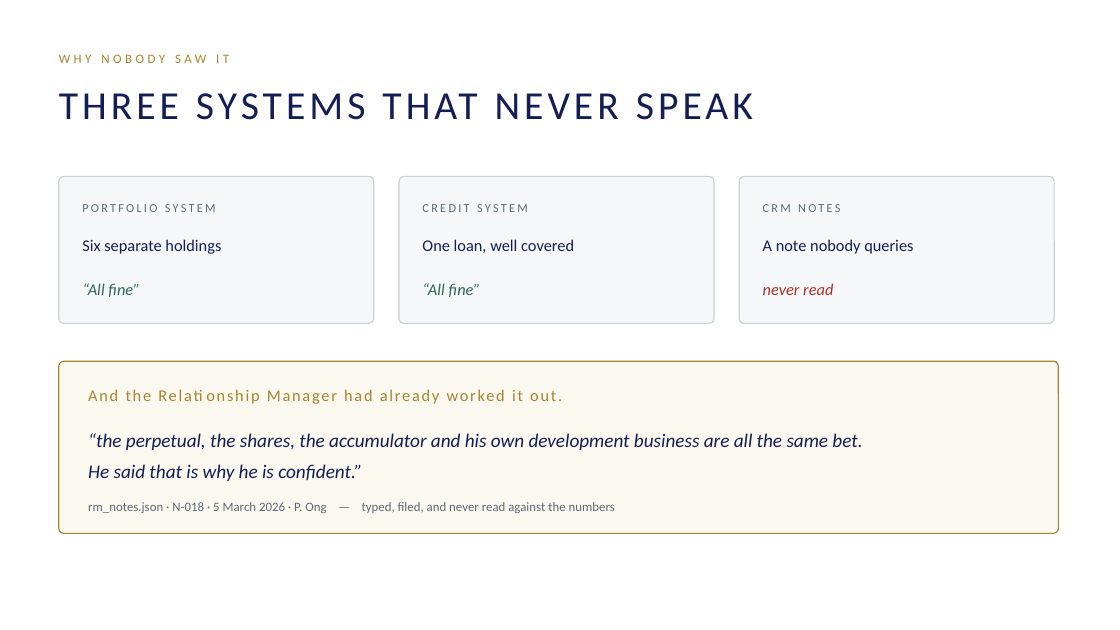
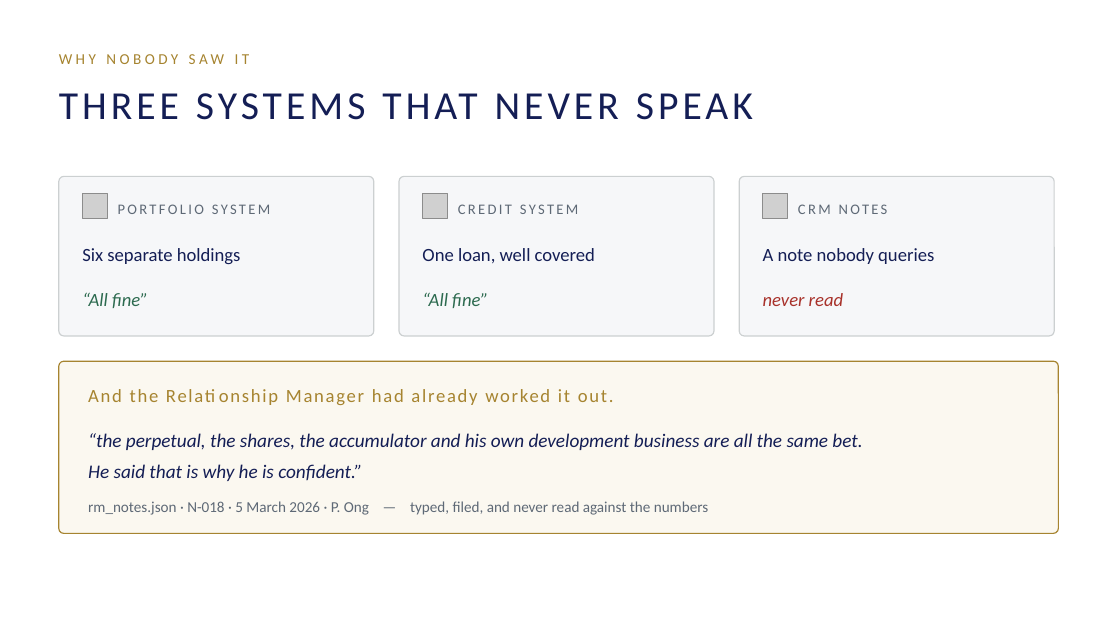
Before and after one commit to jvvinoth/Foresight-RM, a slide deck: slide 4 of docs/Foresight-RM-Pitch.pptx. Drawn at 1120x630 pixels with LibreOffice and Linux fonts; fonts in the diff are those of the drawing; grey boxes stand for pictures. Boxes give left, top, right and bottom in pixels: in the first picture for what was removed or moved away, otherwise in the second. Text is boxed around its words. In the diff, an @@ line names an element or a change of style, - is before the commit and + after.

```diff
--- a/docs/Foresight-RM-Pitch.pptx
+++ b/docs/Foresight-RM-Pitch.pptx
@@ text "WHY NOBODY SAW IT" at box(59, 54, 250, 64): size 11 to 13 pt @@
@@ rounded rectangle: place and size @@
-rounded rectangle at box(59, 176, 374, 323)
+rounded rectangle at box(59, 176, 374, 336)
@@ rounded rectangle: place and size @@
-rounded rectangle at box(399, 176, 714, 323)
+rounded rectangle at box(399, 176, 714, 336)
@@ proportions changed in 3 elements at box(59, 176, 374, 336), box(399, 176, 714, 336), box(739, 176, 1054, 336) @@
@@ rounded rectangle: place and size @@
-rounded rectangle at box(739, 176, 1054, 323)
+rounded rectangle at box(739, 176, 1054, 336)
@@ picture added at box(82, 193, 108, 218) @@
@@ text "PORTFOLIO SYSTEM": place and size @@
-text "PORTFOLIO SYSTEM" at box(82, 204, 216, 212)
+text "PORTFOLIO SYSTEM" at box(118, 204, 270, 214)
@@ picture added at box(423, 193, 448, 218) @@
@@ text "CREDIT SYSTEM": place and size @@
-text "CREDIT SYSTEM" at box(422, 204, 528, 212)
+text "CREDIT SYSTEM" at box(458, 204, 578, 214)
@@ picture added at box(763, 193, 788, 218) @@
@@ size 10.5 to 12.5 pt in 3 elements at box(118, 204, 270, 214), box(458, 204, 578, 214), box(798, 204, 888, 214) @@
@@ text "CRM NOTES": place and size @@
-text "CRM NOTES" at box(763, 204, 840, 212)
+text "CRM NOTES" at box(798, 204, 888, 214)
@@ size 14 to 16 pt in 7 elements at box(88, 389, 614, 405), box(82, 248, 241, 264), box(422, 248, 595, 263), box(763, 248, 934, 264), box(82, 292, 148, 308), box(422, 292, 488, 308), box(763, 293, 843, 306) @@
@@ 6 texts: place and size @@
-6 texts at box(82, 239, 913, 297)
+6 texts at box(82, 248, 934, 308)
@@ text "rm_notes.json · N-018 · 5 ..." at box(88, 501, 708, 515): size 11 to 13 pt @@
```
Also in this commit, not shown: 10 other slides changed, 1 slide added, 44 other files.
